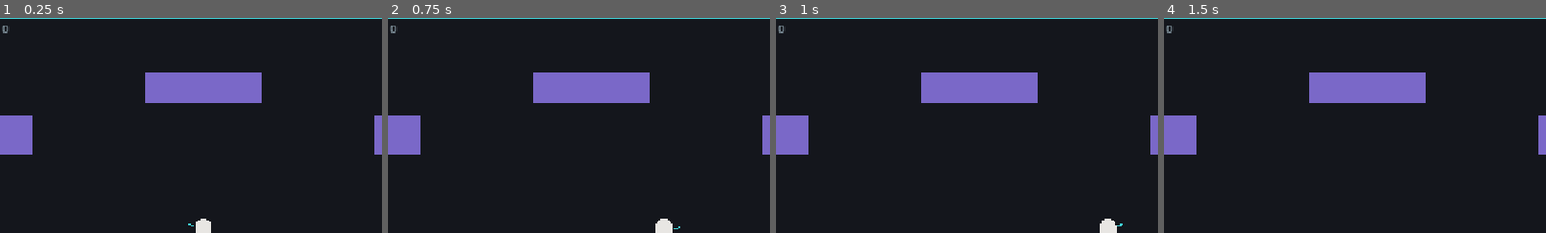
Above: before the commit, frames 1-4 (left to right).
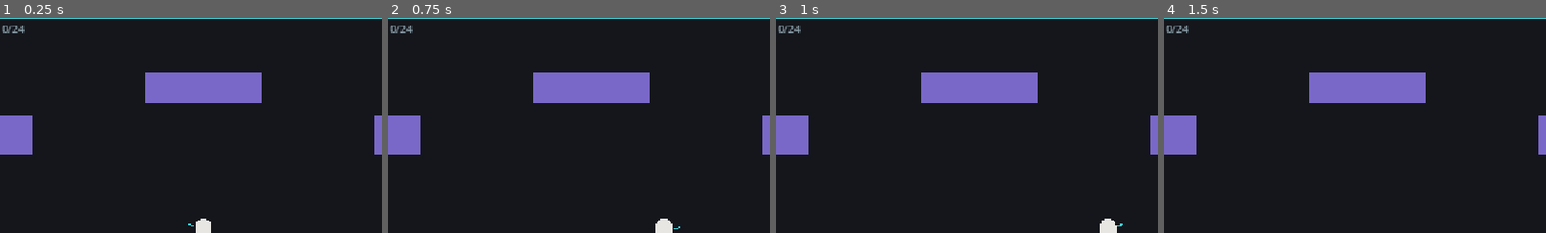
Above: after the commit, the same moments.

Repository: minghuig/echoes-of-tomorrow
Game: Godot game, scene res://view/main.tscn
Two runs of this game, one before a commit and one after it. Both use one fixed random seed, a clock stepped at 60 frames per second and the inputs below.
Inputs (mouse positions are % of the whole screen's width and height, from its top left):
- Up to frame 1 (0.25 s): no input
- Up to frame 2 (0.75 s): tap Enter at 0.5 s; move the mouse to (72, 45) at 0.52 s; hold D (move_right) from 0.53 s (still down); tap Space (dodge) at 0.6 s
- Up to frame 3 (1 s): keep holding D (move_right)
- Up to frame 4 (1.5 s): move the mouse to (30, 55) at 1.27 s; release D (move_right) at 1.28 s; hold S (move_down) from 1.28 s (still down); click (30, 55) at 1.35 s
The pictures show only the part of the screen within x 23-73%, y 0-50%; the shares and areas given below are measured in that part.

The runs differ from the first frame. In frame 1, 0.1% of the frame differs, in the area x 2-7%, y 3-8%; in frame 2, 0.1%; in frame 3, 0.1%; in frame 4, 0.1%.

Commit message:
feat: M2 win state + credits — lifetime fragment goal rolls credits
The view now evaluates a meta win at run end: the first time banked
lifetime fragments reach meta.win_fragment_target (content/tuning.json,
24 = three full clears), the run ends into a scrolling credits roll
capped by the ASSET-7 stinger; R re-enters the training loop. The HUD
shows progress as LIFETIME n/target, and the win persists via a new
'wins' field in user://save.json.

The win condition lives entirely in the view/meta layer — nothing under
sim/ changed, so the determinism contract and the M3 replay substrate
are untouched.

Co-Authored-By: Claude Fable 5 <noreply@anthropic.com>
Claude-Session: https://claude.ai/code/session_01LXqCGyfBn45JC9ZuSgD5vX

Diff:
--- a/content/tuning.json
+++ b/content/tuning.json
@@ -20,5 +20,8 @@
 	"arena": {
 		"width": 1280.0,
 		"height": 720.0
+	},
+	"meta": {
+		"win_fragment_target": 24
 	}
 }
--- a/view/main.gd
+++ b/view/main.gd
@@ -1,8 +1,9 @@
 extends Node2D
-## M1 view: owns a SimCore, translates raw input into one Command per physics
+## M2 view: owns a SimCore, translates raw input into one Command per physics
 ## tick, and draws the resulting SimState with flat shapes. Read-only — never
 ## writes sim fields. Also owns the run lifecycle (reset, seed selection,
-## command-log recording) and the persistent meta layer — all outside the sim.
+## command-log recording), the persistent meta layer, and the meta win state
+## (lifetime fragment target -> credits) — all outside the sim.
 
 const SimCoreScript := preload("res://sim/sim_core.gd")
 const SimStateScript := preload("res://sim/sim_state.gd")
@@ -15,10 +16,38 @@
 	var seed_value: int = 0
 	var command_log: Array[SimCommand] = []
 
+## View flow: normal play, or the credits roll after the meta win.
+enum Mode { PLAYING, CREDITS }
+
 const BASE_SEED: int = 7
 ## Ticks to linger on the CLEAR banner before auto-starting the next run (~2s).
 const CLEAR_RESET_DELAY_TICKS: int = 120
 const STICK_AIM_DEADZONE: float = 0.35
+
+## Credits scroll speed in pixels per physics tick (~66 px/s).
+const CREDITS_SCROLL_PER_TICK: float = 1.1
+const CREDITS_LINE_SPACING: float = 44.0
+## Ignore the skip input for the first second so the R that ended the run
+## can't also dismiss the credits.
+const CREDITS_MIN_TICKS: int = 60
+const CREDITS_TITLE_FONT_SIZE: int = 64
+const CREDITS_FONT_SIZE: int = 24
+const CREDITS_LINES: Array[String] = [
+	"ECHOES OF TOMORROW",
+	"",
+	"TRAINING PROTOCOL COMPLETE",
+	"",
+	"BUILT BY",
+	"TWO DEVS AND THEIR AGENTS",
+	"",
+	"EVERY RUN A SEED AND A COMMAND LOG",
+	"NOTHING HERE IS EVER FORGOTTEN",
+	"",
+	"THANKS FOR PLAYING",
+	"",
+	"",
+	"ASSET-7: NOMINAL. ARCHIVING.",
+]
 
 const COLOR_BG := Color("14161c")
 const COLOR_BORDER := Color("3fd0d4")
@@ -35,15 +64,27 @@
 var _command_log: Array[SimCommand] = []
 var _last_run: RunRecord = null
 var _clear_ticks: int = 0
+var _mode: Mode = Mode.PLAYING
+var _credits_ticks: int = 0
+var _win_fragment_target: int = 0
 
 
 func _ready() -> void:
 	_meta = RunMetaScript.new()
 	_meta.load_from_disk()
+	_win_fragment_target = _load_win_target()
 	_start_run()
 
 
 func _physics_process(_delta: float) -> void:
+	if _mode == Mode.CREDITS:
+		_credits_ticks += 1
+		if _credits_ticks >= CREDITS_MIN_TICKS and Input.is_action_just_pressed("reset"):
+			_mode = Mode.PLAYING
+			_start_run()
+		queue_redraw()
+		return
+
 	if Input.is_action_just_pressed("reset"):
 		_end_run()
 
@@ -60,14 +101,29 @@
 
 
 ## Tear down the current run — retain its (seed, command_log), bank its
-## fragments into the persistent meta layer — and start a fresh one.
+## fragments into the persistent meta layer — then either roll credits (first
+## time the lifetime fragment target is reached) or start a fresh run.
 func _end_run() -> void:
 	var record := RunRecord.new()
 	record.seed_value = _run_seed
 	record.command_log = _command_log
 	_last_run = record
 	_meta.total_fragments += _core.state.fragments
+	if _meta.wins == 0 and _meta.total_fragments >= _win_fragment_target:
+		_meta.wins += 1
+		_meta.save_to_disk()
+		_mode = Mode.CREDITS
+		_credits_ticks = 0
+		return
 	_start_run()
+
+
+## The meta win threshold is tuning data, not code (content covenant). It
+## lives outside the sim's sections: the sim never sees the win condition.
+func _load_win_target() -> int:
+	var tuning: Dictionary = JSON.parse_string(
+		FileAccess.get_file_as_string("res://content/tuning.json"))
+	return int(tuning["meta"]["win_fragment_target"])
 
 
 ## Seed selection is meta-layer policy: derived from the lifetime run index,
@@ -107,6 +163,10 @@
 	var state: SimStateScript = _core.state
 	var arena := Rect2(Vector2.ZERO, state.arena_size)
 
+	if _mode == Mode.CREDITS:
+		_draw_credits(arena)
+		return
+
 	draw_rect(arena, COLOR_BG, true)
 	draw_rect(arena.grow(-2.0), COLOR_BORDER, false, 4.0)
 
@@ -142,11 +202,45 @@
 
 func _draw_hud(state: SimStateScript) -> void:
 	var font := ThemeDB.fallback_font
-	var text := "RUN %d   FRAGMENTS %d   LIFETIME %d" % [
-		_meta.run_count, state.fragments, _meta.total_fragments + state.fragments]
+	var text := "RUN %d   FRAGMENTS %d   LIFETIME %d/%d" % [
+		_meta.run_count, state.fragments,
+		_meta.total_fragments + state.fragments, _win_fragment_target]
 	draw_string(
 		font, Vector2(16.0, 28.0), text, HORIZONTAL_ALIGNMENT_LEFT, -1, 18,
 		COLOR_HUD_TEXT)
+
+
+## Scroll the credits up from the bottom, stop with the block centered, then
+## show the prompt to re-enter the loop.
+func _draw_credits(arena: Rect2) -> void:
+	draw_rect(arena, COLOR_BG, true)
+	var font := ThemeDB.fallback_font
+
+	var total_height := CREDITS_LINES.size() * CREDITS_LINE_SPACING
+	var final_top := (arena.size.y - total_height) * 0.5
+	var scroll_max := arena.size.y + CREDITS_LINE_SPACING - final_top
+	var scroll := minf(_credits_ticks * CREDITS_SCROLL_PER_TICK, scroll_max)
+	var y := arena.size.y + CREDITS_LINE_SPACING - scroll
+
+	for i in CREDITS_LINES.size():
+		var line := CREDITS_LINES[i]
+		if not line.is_empty():
+			var font_size := CREDITS_TITLE_FONT_SIZE if i == 0 else CREDITS_FONT_SIZE
+			var color := COLOR_CLEAR_TEXT if i == 0 else COLOR_HUD_TEXT
+			var width := font.get_string_size(
+				line, HORIZONTAL_ALIGNMENT_CENTER, -1, font_size).x
+			draw_string(
+				font, Vector2((arena.size.x - width) * 0.5, y),
+				line, HORIZONTAL_ALIGNMENT_CENTER, -1, font_size, color)
+		y += CREDITS_LINE_SPACING
+
+	if scroll >= scroll_max:
+		var prompt := "PRESS R TO RE-ENTER TRAINING"
+		var prompt_width := font.get_string_size(
+			prompt, HORIZONTAL_ALIGNMENT_CENTER, -1, CREDITS_FONT_SIZE).x
+		draw_string(
+			font, Vector2((arena.size.x - prompt_width) * 0.5, arena.size.y - 48.0),
+			prompt, HORIZONTAL_ALIGNMENT_CENTER, -1, CREDITS_FONT_SIZE, COLOR_AIM)
 
 
 func _draw_clear_banner(state: SimStateScript) -> void:
--- a/view/run_meta.gd
+++ b/view/run_meta.gd
@@ -11,6 +11,8 @@
 var run_count: int = 0
 ## Fragments banked from completed runs.
 var total_fragments: int = 0
+## Times the fragment target has been reached (credits roll on the first).
+var wins: int = 0
 
 
 func load_from_disk() -> void:
@@ -20,6 +22,7 @@
 	if parsed is Dictionary:
 		run_count = int(parsed.get("run_count", 0))
 		total_fragments = int(parsed.get("total_fragments", 0))
+		wins = int(parsed.get("wins", 0))
 
 
 func save_to_disk() -> void:
@@ -30,4 +33,5 @@
 	file.store_string(JSON.stringify({
 		"run_count": run_count,
 		"total_fragments": total_fragments,
+		"wins": wins,
 	}))
Not shown, changed: DECISIONS.md
Not shown, changed: README.md
